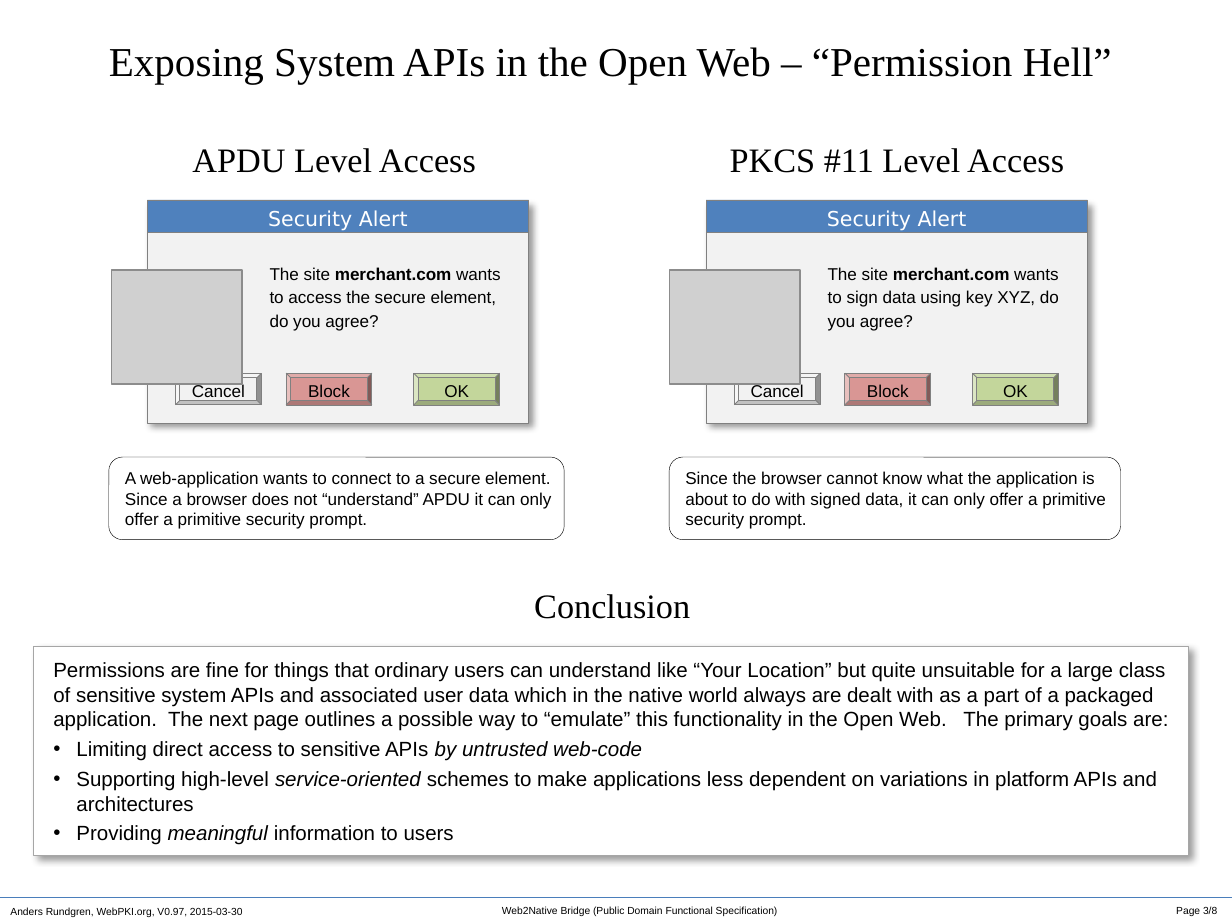
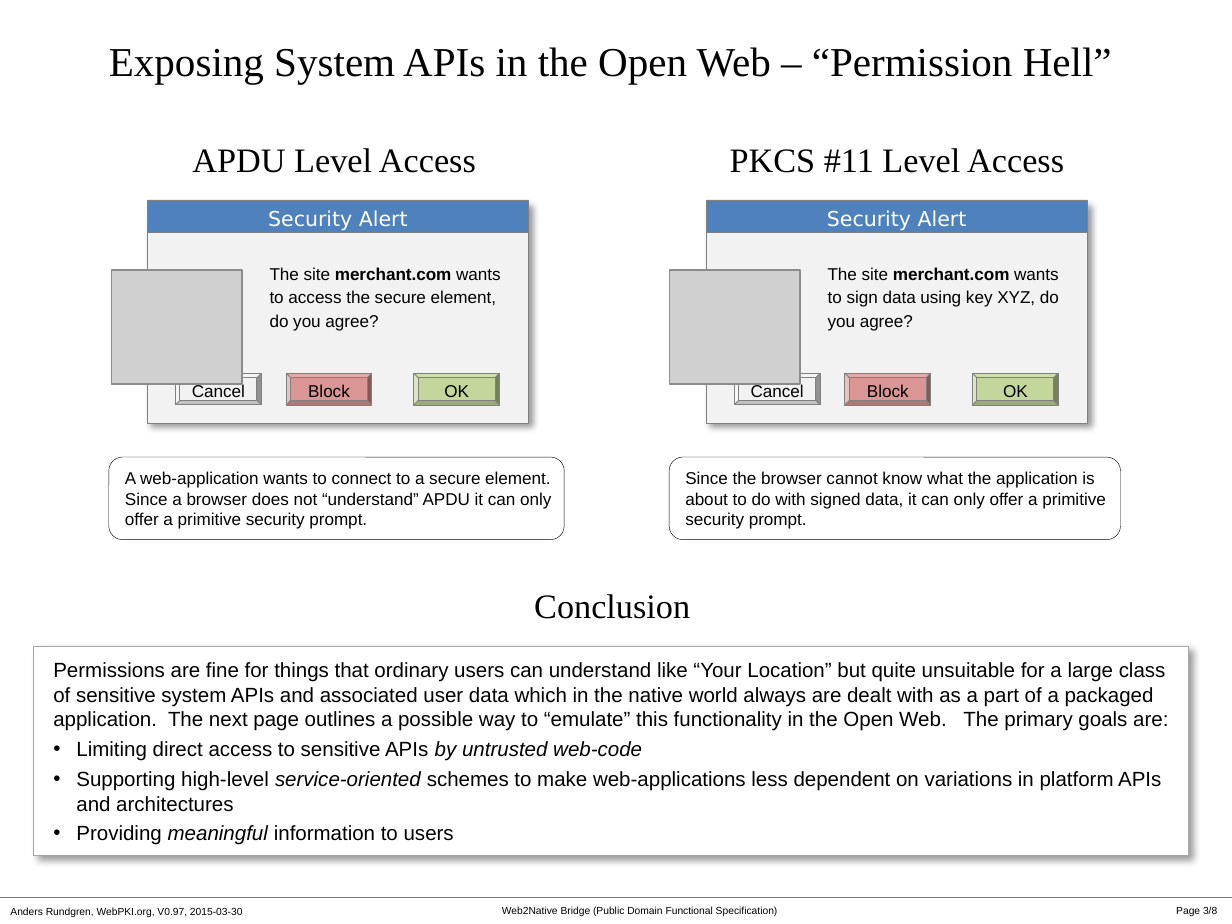
Before and after one commit to cyberphone/openkeystore.old, a slide deck: slide 3 of resources/docs/web2native-bridge.pptx. Drawn at 1232x924 pixels with LibreOffice and Linux fonts; fonts in the diff are those of the drawing; grey boxes stand for pictures. Boxes give left, top, right and bottom in pixels: in the first picture for what was removed or moved away, otherwise in the second. Text is boxed around its words. In the diff, an @@ line names an element or a change of style, - is before the commit and + after.

```diff
--- a/resources/docs/web2native-bridge.pptx
+++ b/resources/docs/web2native-bridge.pptx
@@ text in rectangle at box(76, 771, 1161, 812): text changed @@
-• Supporting high-level service-oriented schemes to make applications less dependent on variations in platform APIs and architectures
+• Supporting high-level service-oriented schemes to make web-applications less dependent on variations in platform APIs and architectures
```
Also in this commit, not shown: 1 other file.
